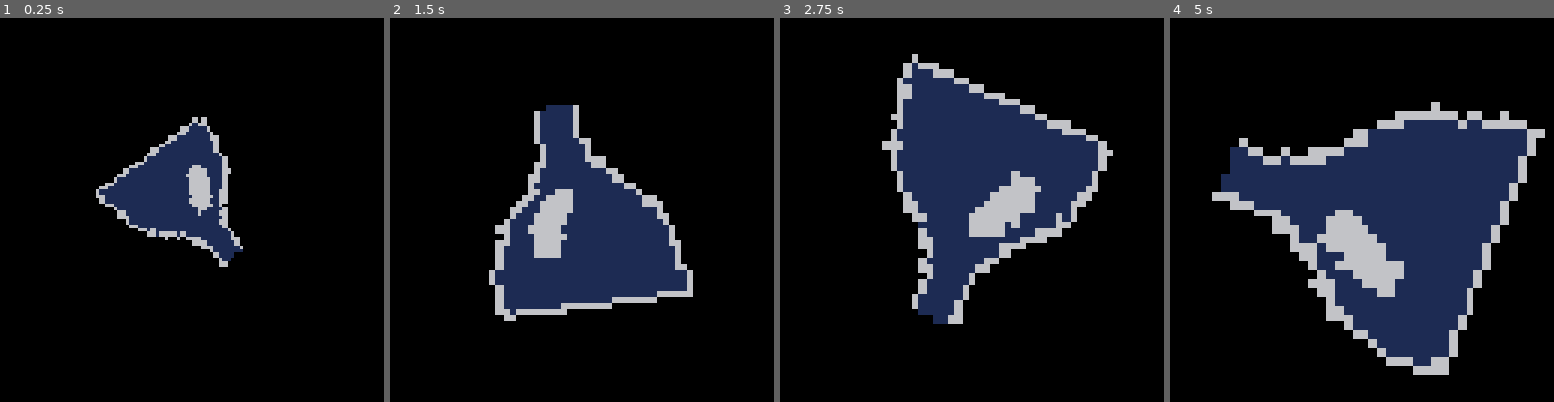
Above: before the commit, frames 1-4 (left to right).
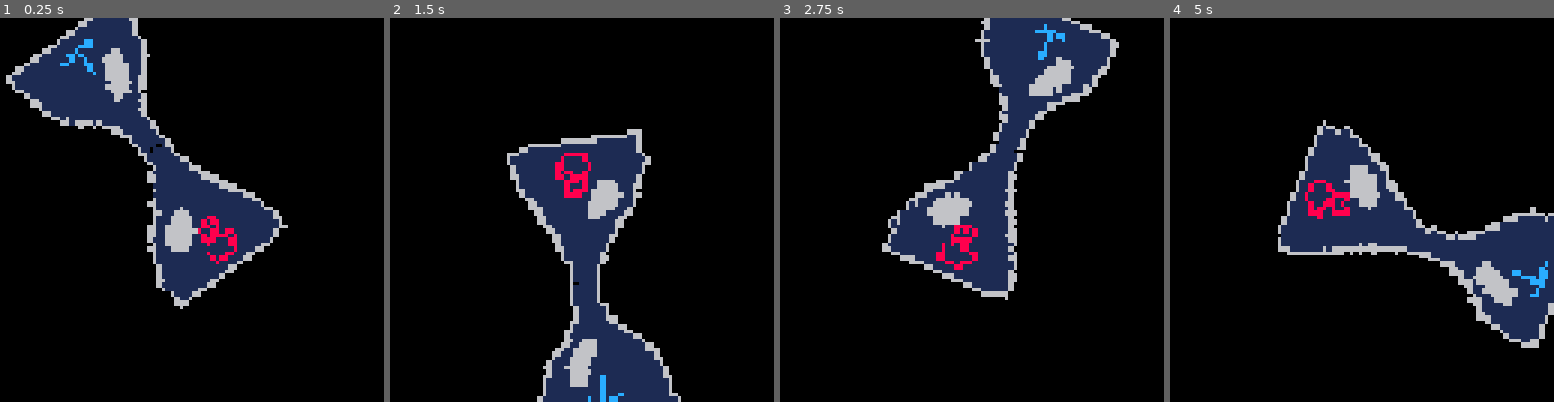
Above: after the commit, the same moments.

Repository: charlie-wt/timefall
Game: PICO-8 cartridge game.p8
Two runs of this game, one before a commit and one after it. Both use one fixed random seed, a clock stepped at 60 frames per second and the inputs below.
Inputs:
- Up to frame 1 (0.25 s): no input
- Up to frame 2 (1.5 s): tap X (X key) at 0.33, 1.07 s; tap O (Z key) at 0.7 s
- Up to frame 3 (2.75 s): hold Right 1.6-2.1 s; tap O (Z key) at 1.7, 2.1, 2.5 s; tap X (X key) at 1.85 s; hold Up 2.15-2.42 s; hold Right from 2.47 s (still down)
- Up to frame 4 (5 s): tap O (Z key) every 0.4 s from 2.9 to 4.9 s; tap X (X key) at 2.97, 4.08 s; release Right at 3.03 s; hold Left 3.08-3.58 s; hold Right 4.02-4.68 s; hold Up from 4.73 s (still down)

The runs differ from the first frame. In frame 1, 18% of the frame differs, in the area x 1-75%, y 0-76%; in frame 2, 22%; in frame 3, 27%; in frame 4, 34%, in the area x 10-100%, y 21-93%.

Commit message:
other hourglass side; rotation

Diff:
--- a/flipping.lua
+++ b/flipping.lua
@@ -32,25 +32,59 @@
 	end
 end
 
+local rotation_sprite_buffer = {x=64, y=64}
+local full_sprite_w_tiles = 8
+local effective_sprite_w_tiles = 4
+
 function draw_hourglass_top()
-	local sprite_loc = {x=00, y=32}
-	local rotation_sprite_buffer = {x=72, y=32}
-	local sprite_width_tiles = 8
+	local sprite_loc = {x=00, y=24}
 
 	local angle = time() / 3
-	local scale = 2 + sin(time() / 3)
+	local scale = 1.5--2 + sin(time() / 3)
 
-	local screen_pos = {x=64 - (sprite_width_tiles * scale) * 4, y=64 - (sprite_width_tiles * scale) * 4}
+	local orbit_offset = {
+		x = sin(angle),
+		y = -cos(angle)
+	}
+
+	local screen_pos = {
+		x = -(full_sprite_w_tiles * scale) * 4 + effective_sprite_w_tiles * scale * orbit_offset.x * 8,
+		y = -(full_sprite_w_tiles * scale) * 4 + effective_sprite_w_tiles * scale * orbit_offset.y * 8
+	}
 
 	-- rotate sprite (using another sprite location as buffer)
 	rspr(sprite_loc.x,sprite_loc.y,
 	     rotation_sprite_buffer.x,rotation_sprite_buffer.y,
-	     -angle, sprite_width_tiles)
+	     -angle, full_sprite_w_tiles)
 
 	-- display sprite (inc. scaling)
 	-- spritesheet_{x,y}, sprite_{w,h}_pixels, screen_pos_{x,y}, screen_{w,h}_tiles, flip_{x,y}
 	sspr(rotation_sprite_buffer.x, rotation_sprite_buffer.y,
-	     sprite_width_tiles * 8, sprite_width_tiles * 8,
+	     full_sprite_w_tiles * 8, full_sprite_w_tiles * 8,
 	     screen_pos.x, screen_pos.y,
-	     sprite_width_tiles * 8 * scale, sprite_width_tiles * 8 * scale)
+	     full_sprite_w_tiles * 8 * scale, full_sprite_w_tiles * 8 * scale)
 end
+
+function draw_hourglass_bottom()
+	local sprite_loc = {x=64, y=00}
+
+	local angle = (time() / 3)
+	local scale = 1.5--2 + sin(time() / 3)
+
+	local screen_pos = {
+		x = -(full_sprite_w_tiles * scale) * 4,
+		y = -(full_sprite_w_tiles * scale) * 4
+	}
+
+	-- rotate sprite (using another sprite location as buffer)
+	rspr(sprite_loc.x,sprite_loc.y,
+	     rotation_sprite_buffer.x,rotation_sprite_buffer.y,
+	     -angle, full_sprite_w_tiles)
+
+	-- display sprite (inc. scaling)
+	-- spritesheet_{x,y}, sprite_{w,h}_pixels, screen_pos_{x,y}, screen_{w,h}_tiles, flip_{x,y}
+	sspr(rotation_sprite_buffer.x, rotation_sprite_buffer.y,
+	     full_sprite_w_tiles * 8, full_sprite_w_tiles * 8,
+	     screen_pos.x, screen_pos.y,
+	     full_sprite_w_tiles * 8 * scale, full_sprite_w_tiles * 8 * scale)
+end
--- a/game.p8
+++ b/game.p8
@@ -145,49 +145,11 @@
 		end
 	elseif state.scene == "flipping" then
 		cls(0)
+		camera(-64, -64)
 		draw_hourglass_top()
+		draw_hourglass_bottom()
 	end
 end
-…(40 lines of a section not shown)…
 
 
 
Not shown, changed: 96 lines of the sprite sheet (__gfx__) section of game.p8
